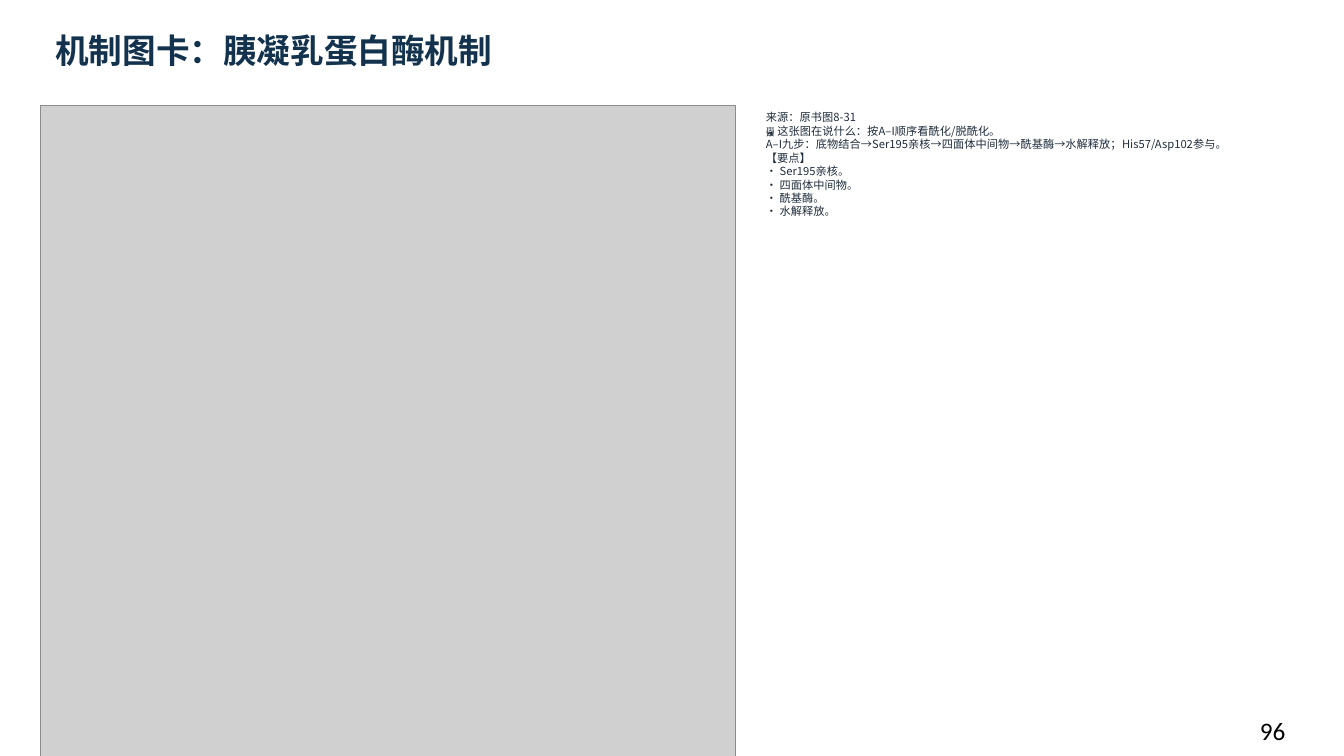
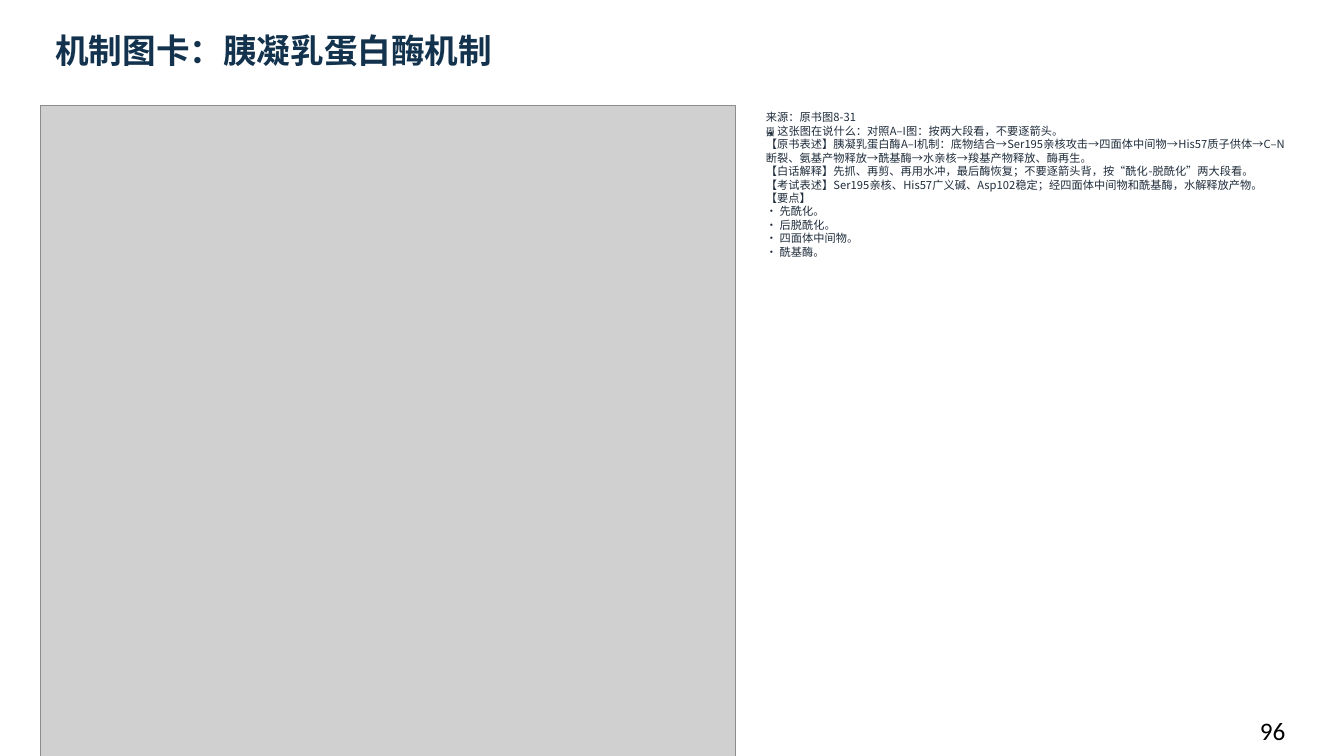
Before and after one commit to newkan-li/Biochemistry, a slide deck: slide 96 of downloads/bc08-ai-style.pptx. Drawn at 1344x756 pixels with LibreOffice and Linux fonts; fonts in the diff are those of the drawing; grey boxes stand for pictures. Boxes give left, top, right and bottom in pixels: in the first picture for what was removed or moved away, otherwise in the second. Text is boxed around its words. In the diff, an @@ line names an element or a change of style, - is before the commit and + after.

Commit message:
bc08关键机制页改为原书表述+白话解释+考试表述;版本20261112bzw

```diff
--- a/downloads/bc08-ai-style.pptx
+++ b/downloads/bc08-ai-style.pptx
@@ text at [766, 111, 1285, 257]: text changed @@
-来源：原书图8-31
-🖼 这张图在说什么：按A–I顺序看酰化/脱酰化。
-A–I九步：底物结合→Ser195亲核→四面体中间物→酰基酶→水解释放；His57/Asp102参与。
-【要点】
-• Ser195亲核。
-• 四面体中间物。
-• 酰基酶。
-• 水解释放。
+来源：原书图8-31
+🖼 这张图在说什么：对照A–I图：按两大段看，不要逐箭头。
+【原书表述】胰凝乳蛋白酶A–I机制：底物结合→Ser195亲核攻击→四面体中间物→His57质子供体→C–N断裂、氨基产物释放→酰基酶→水亲核→羧基产物释放、酶再生。
+【白话解释】先抓、再剪、再用水冲，最后酶恢复；不要逐箭头背，按“酰化-脱酰化”两大段看。
+【考试表述】Ser195亲核、His57广义碱、Asp102稳定；经四面体中间物和酰基酶，水解释放产物。
+【要点】
+• 先酰化。
+• 后脱酰化。
+• 四面体中间物。
+• 酰基酶。
```
Also in this commit, not shown: 6 other slides changed, 6 other files.
